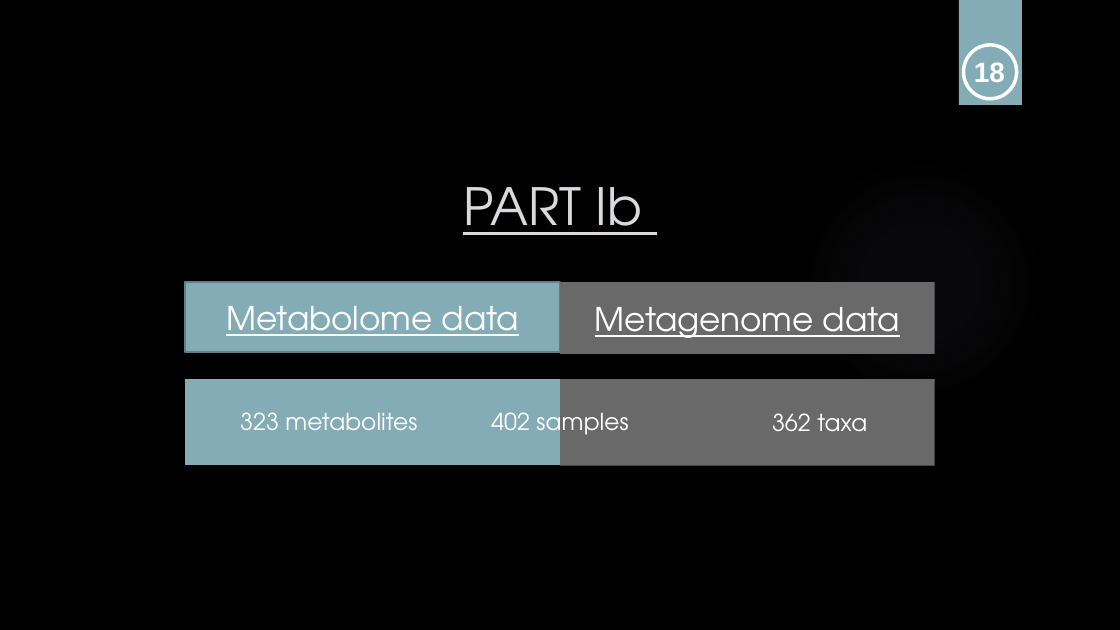
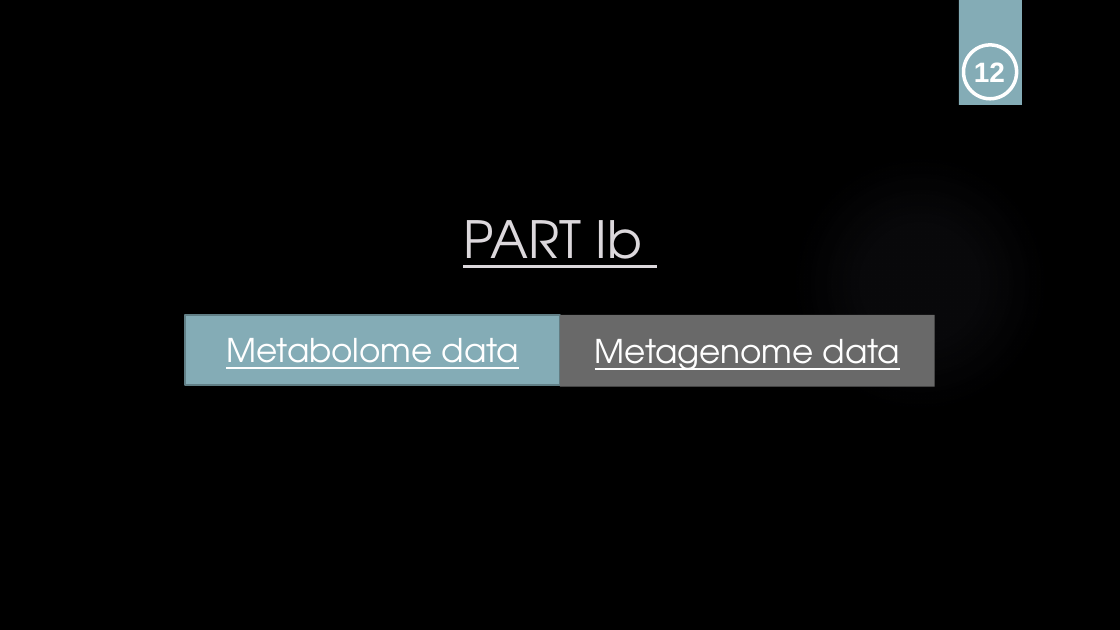
Before and after one commit to sabdeolive/Sabrina_BMS_Bachelor-Internship, a slide deck: slide 12 of Final Presentation.pptx (slide 13 before the commit). Drawn at 1120x630 pixels with LibreOffice and Linux fonts; fonts in the diff are those of the drawing; background and template pictures are left out. Boxes give left, top, right and bottom in pixels: in the first picture for what was removed or moved away, otherwise in the second. Text is boxed around its words. In the diff, an @@ line names an element or a change of style, - is before the commit and + after.

```diff
--- a/Final Presentation.pptx
+++ b/Final Presentation.pptx
@@ text at (x1=974, y1=62, x2=1005, y2=82): text changed @@
-18
+12
@@ title "PART Ib" moved from (x1=463, y1=187, x2=643, y2=235) to (x1=463, y1=220, x2=643, y2=268) @@
@@ rectangle "Metabolome data" moved from (x1=186, y1=282, x2=560, y2=352) to (x1=186, y1=315, x2=560, y2=385) @@
@@ rectangle "Metagenome data" moved from (x1=560, y1=282, x2=935, y2=354) to (x1=560, y1=315, x2=935, y2=386) @@
@@ rectangle removed at (x1=186, y1=379, x2=560, y2=465) @@
@@ rectangle removed at (x1=560, y1=379, x2=935, y2=465) @@
@@ text removed at (x1=240, y1=412, x2=417, y2=430) @@
-323 metabolites
@@ text removed at (x1=491, y1=406, x2=628, y2=441) @@
-402 samples
@@ text removed at (x1=772, y1=413, x2=867, y2=431) @@
-362 taxa
```
Also in this commit, not shown: 20 other slides changed, 2 slides added, 1 slide removed.
